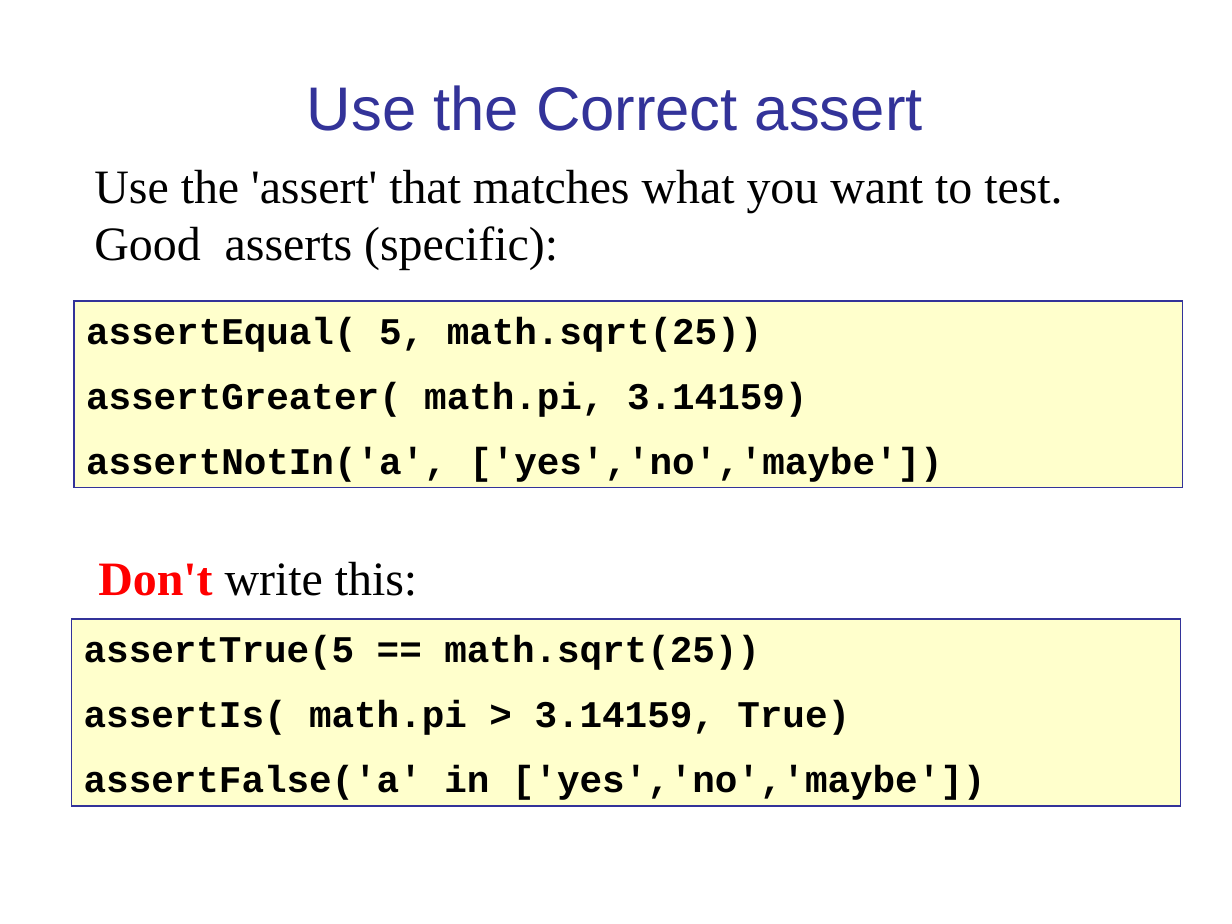
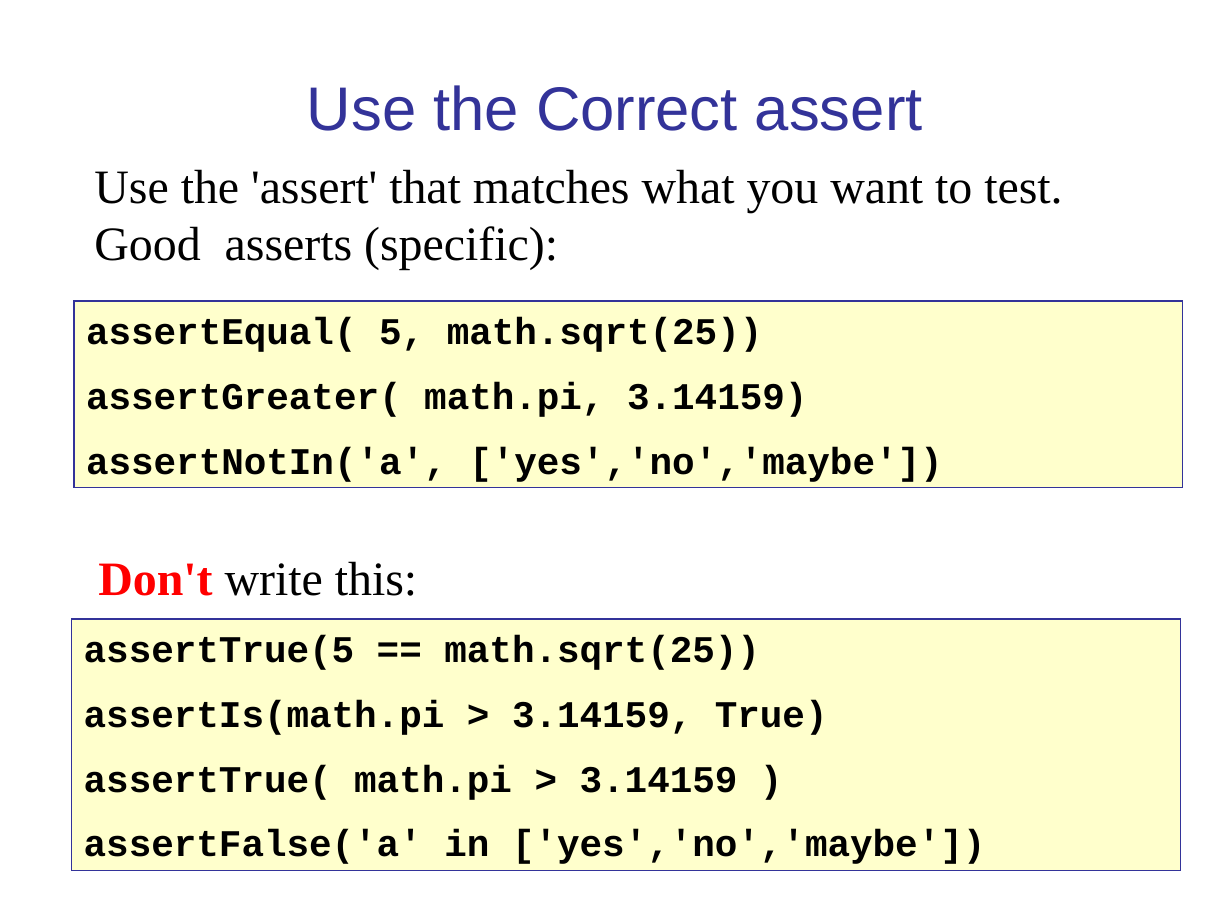
Before and after one commit to cpske/ISP, a slide deck: slide 15 of testing/PythonUnitTesting.ppt. Drawn at 1232x924 pixels with LibreOffice and Linux fonts; fonts in the diff are those of the drawing. Boxes give left, top, right and bottom in pixels: in the first picture for what was removed or moved away, otherwise in the second. Text is boxed around its words. In the diff, an @@ line names an element or a change of style, - is before the commit and + after.

```diff
--- a/testing/PythonUnitTesting.ppt
+++ b/testing/PythonUnitTesting.ppt
@@ rectangle "assertTrue(5 == math.sqrt(25))": place and size @@
-rectangle "assertTrue(5 == math.sqrt(25))" at <box>71,618,1180,806</box>
+rectangle "assertTrue(5 == math.sqrt(25))" at <box>71,618,1180,870</box>
@@ text in rectangle at <box>84,700,828,800</box>: text changed @@
-assertIs( math.pi > 3.14159, True)
+assertIs(math.pi > 3.14159, True)
+assertTrue( math.pi > 3.14159 )
```
Also in this commit, not shown: 22 other slides changed, 1 slide added, 4 other files.
